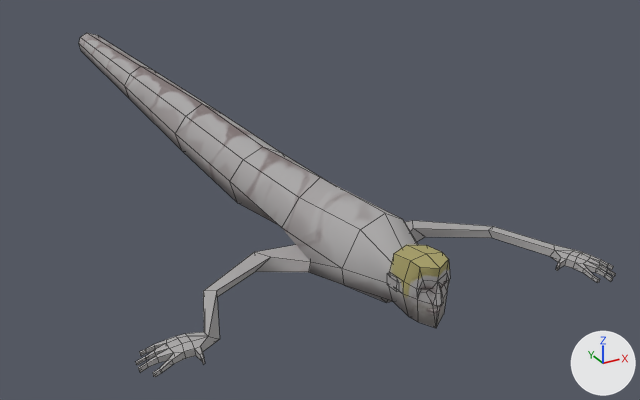
Renders of the FBX model Seven Deadly Apps/Assets/Animations/Sloth_Idle.fbx from each side of a commit.
One viewpoint serves both versions: a 50 mm lens placed at (-7.17, -9.77, 7.4), pointed at (2.14, 7.16, -1.07). Arrows for +X, +Y and +Z are at lower right; the lights stay in place. Mesh edges are drawn as thin lines.

Names of what the first picture shows: 'Sloth'.
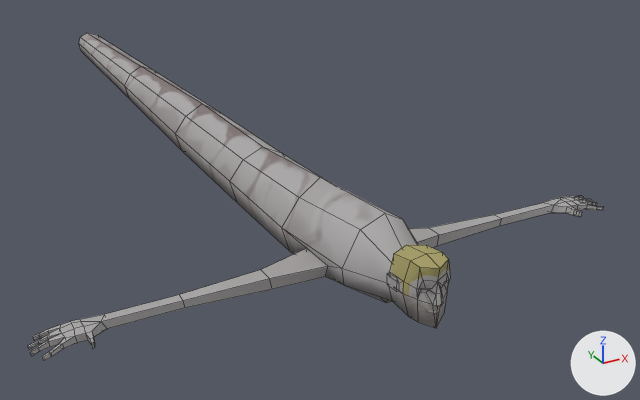
The change, as a list of edits to the scene's bpy script:
```text
Change me_mesh:
    used by ob_sloth; location = (0.0, 0.0, 0.0); rotation_euler = (1.571, 0.0, 0.0), in degrees (90, 0, 0); scale = (0.0397, 0.0397, 0.0397)
    remove me_mesh.from_pydata(...)  # 316 vertices, 320 faces; spans x -109.0..95.0, y -3.0..37.0, z -479.0..15.0
    add me_mesh.from_pydata(...)  # 316 vertices, 320 faces; spans x -141.0..141.0, y -13.0..479.0, z -3.0..37.0
    me_mesh part 1: 316 of 316 vertices moved; they spanned x -109.0..95.0, y -3.0..37.0, z -479.0..15.0 and now span x -141.0..141.0, y -13.0..479.0, z -3.0..37.0; mean shift (3.0, 53.0, 53.0); largest move (0.0, 20.0, -479.0) -> (0.0, 479.0, 20.0)
Change ob_sloth:
    ob_sloth.rotation_euler: (1.571, 0.0, 0.0) -> (0.0, 0.0, 0.0)  # degrees (90, 0, 0) -> degrees (0, 0, 0)
```

Pixel boxes [x1, y1, x2, y2] of what changed, in the pictures (640 x 400 px):
'Sloth', reshaped, turned
    before: [79, 33, 616, 377]
    after: [28, 33, 604, 360]
